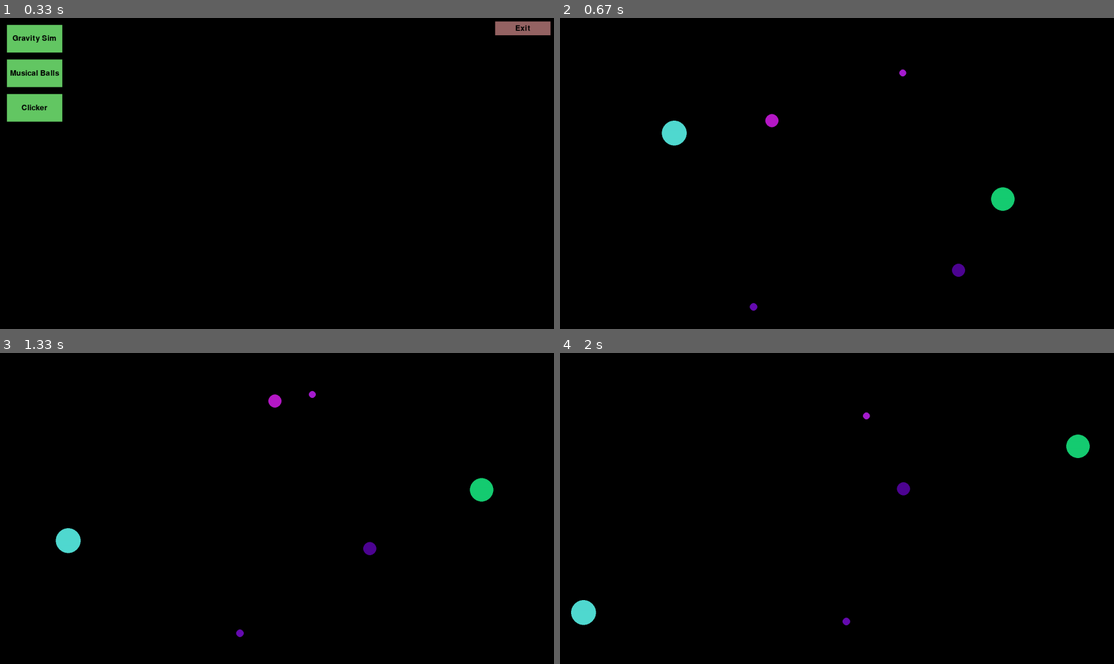
Above: before the commit, frames 1-4 (two rows, left to right).
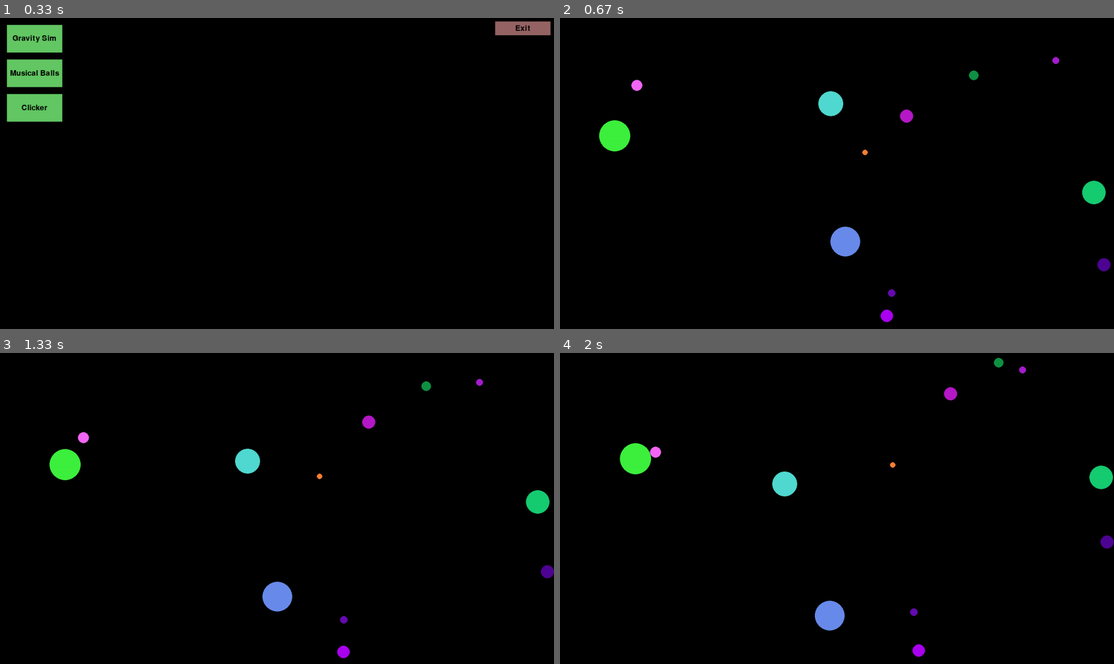
Above: after the commit, the same moments.

Repository: Zero4793/Pygame-Playground
Game: pygame game, started from main.py
Same seed, same stepped clock (60 frames per second), same inputs: the game is played once before the commit and once after it.
Inputs:
- Up to frame 1 (0.33 s): no input
- Up to frame 2 (0.67 s): click "Gravity Sim" at 0.38 s
- Up to frame 3 (1.33 s): no input
- Up to frame 4 (2 s): no input

Frame 1 is identical in both runs. In frame 2, 2.6% of the frame differs, in the area x 7-100%, y 12-98%; in frame 3, 2.6%, in the area x 8-100%, y 8-99%; in frame 4, 2.5%.

Commit message:
fixed elasticity and displacement in ball to ball collision

Diff:
--- a/apps/gravity.py
+++ b/apps/gravity.py
@@ -7,16 +7,16 @@
 		self.screen = screen
 
 		self.balls = []
-		for i in range(6):
+		for i in range(12):
 			self.balls.append(Ball(screen,
 						  pos=(random.randint(0,screen.get_width()), random.randint(0,screen.get_height())),
-						  vel=(random.uniform(-5,5), random.uniform(-5,5)),
-						  bodyGrav=1,
+						  vel=(random.uniform(-2,2), random.uniform(-2,2)),
+						  bodyGrav=.1,
 						  repel=0,
 						  spaceJelly=0,
 						  collide=True,
 						  merging=False,
-						  elasticity=.99,
+						  elasticity=0,
 						  radius = random.randint(5,50),
 						  ))
 
@@ -32,7 +32,7 @@
 				ball.force(other)
 		for ball in self.balls:
 			ball.process()
-			# ball.wallCollide()
+			ball.wallCollide()
 			if not ball.exist:
 				self.balls.remove(ball)
 		# camera/= len(self.balls)
--- a/util/ball.py
+++ b/util/ball.py
@@ -93,10 +93,10 @@
 		denom = msum * dist * dist
 		vdiff = other.vel - self.vel
 		overlap = self.radius + other.radius - dist
-		self.mov -= dir * overlap * (self.mass/msum)
+		self.mov -= dir * overlap * (other.mass/msum)
 
 		num = 2 * other.mass * vdiff.dot(diff)
-		self.acc += diff * num/denom * self.elasticity
+		self.acc += diff * num/denom * (self.elasticity+1)/2
 
 		# merging
 		if self.merging and dist < self.radius:
